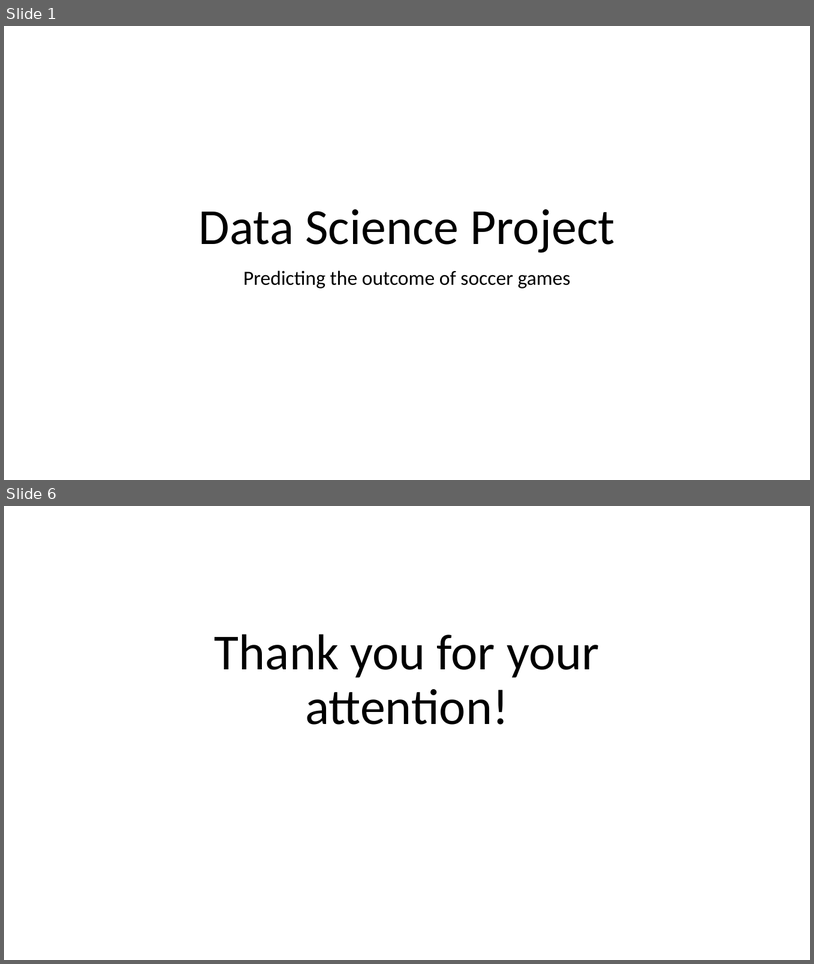
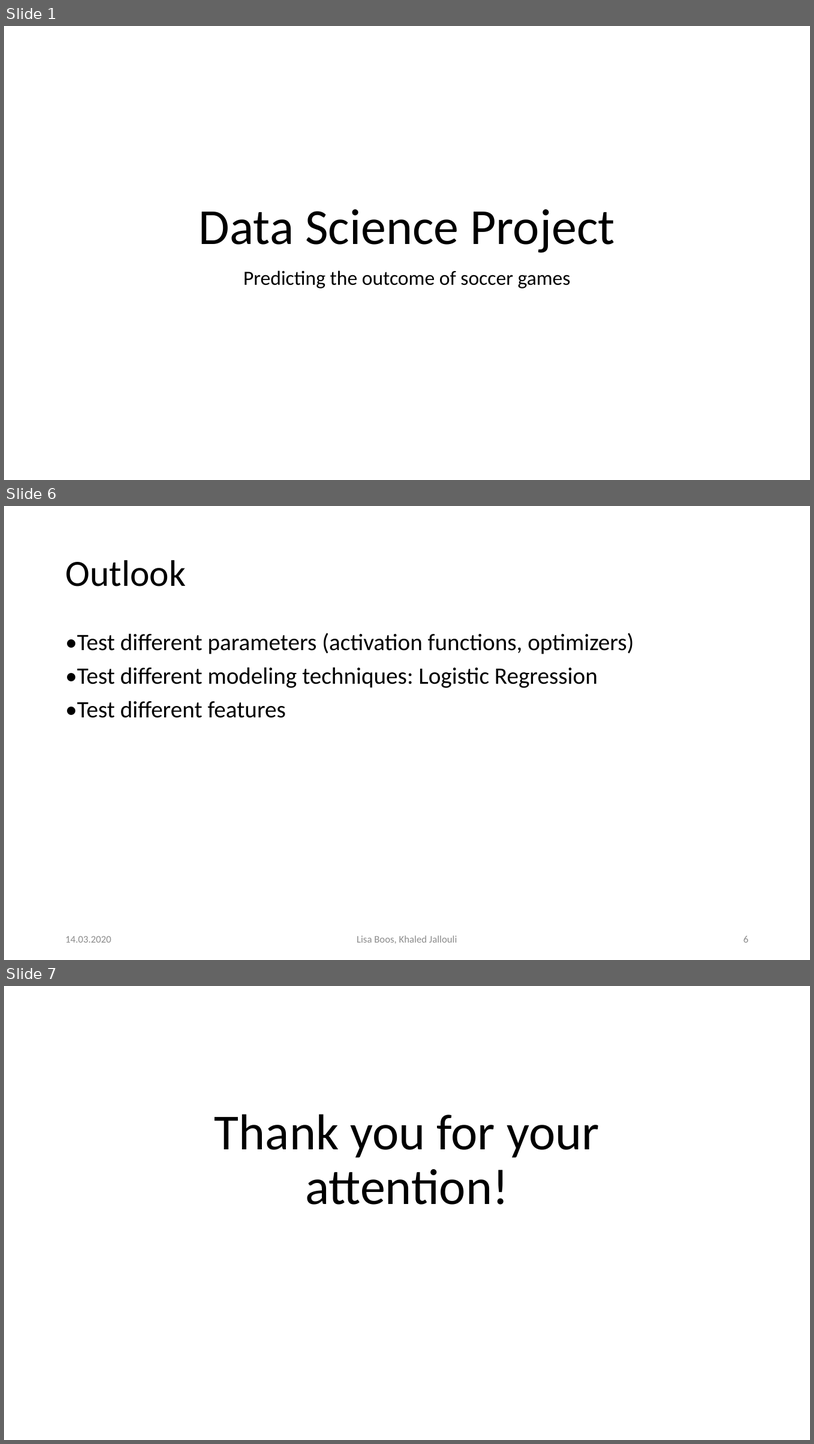
Before and after one commit to Khaledjallouli/project, a slide deck: presentationForFutureStudents/presentationFutureStudents.pptx. Shown one above the other, each under a label of ours: slides 1 and 6 before the commit, slides 1, 6 and 7 after it; the slides between them are not shown. The pictures are 814x964 and 814x1444 pixels, drawn with LibreOffice and Linux fonts; fonts in the diff are those of the drawing; background and template pictures are left out. Boxes give left, top, right and bottom in pixels: in the first picture for what was removed or moved away, otherwise in the second. Text is boxed around its words. In the diff, an @@ line names an element or a change of style, - is before the commit and + after.

```diff
--- a/presentationForFutureStudents/presentationFutureStudents.pptx
+++ b/presentationForFutureStudents/presentationFutureStudents.pptx
@@ slide 6 added at (x1=4, y1=506, x2=810, y2=960), background #FFFFFF @@
@@ title added at (x1=65, y1=560, x2=186, y2=586), 44 pt, text #000000 @@
+Outlook
@@ text added at (x1=65, y1=633, x2=634, y2=718), 28 pt, text #000000 @@
+•Test different parameters (activation functions, optimizers)
+•Test different modeling techniques: Logistic Regression
+•Test different features
@@ text added at (x1=65, y1=936, x2=111, y2=942), 12 pt, text #8C8C8C @@
+14.03.2020
@@ text added at (x1=357, y1=935, x2=457, y2=943), 12 pt, text #8C8C8C @@
+Lisa Boos, Khaled Jallouli
@@ page number added at (x1=744, y1=936, x2=749, y2=942), 12 pt, text #8C8C8C @@
+6
@@ what was slide 6 is now slide 7 @@
```
Also in this commit, not shown: 4 slides changed.
